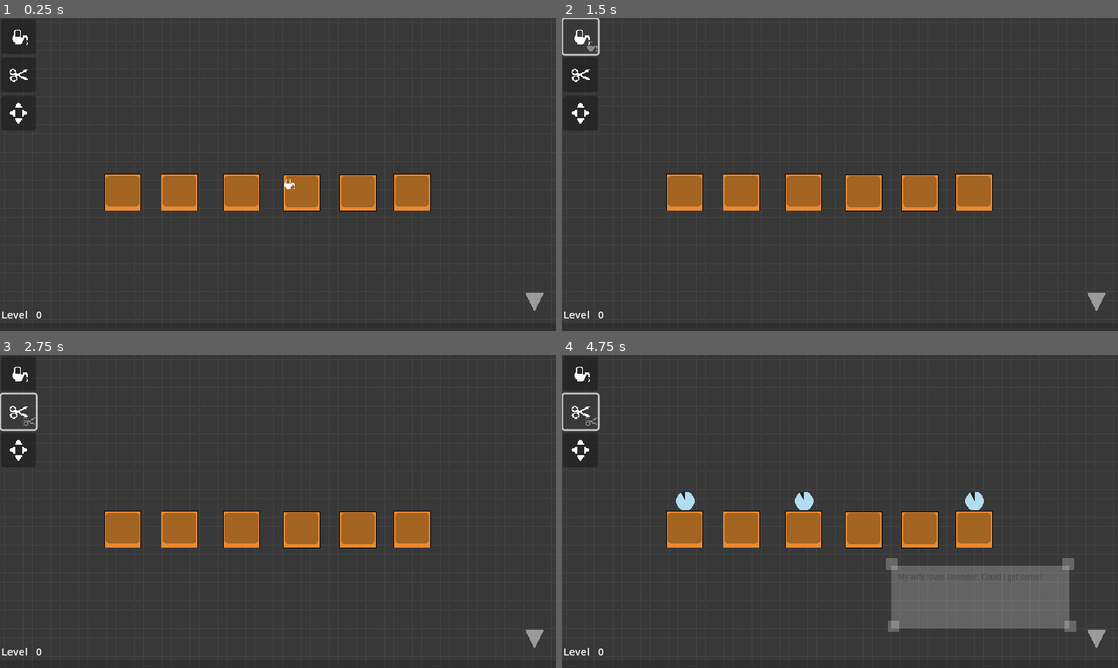
Above: before the commit, frames 1-4 (two rows, left to right).
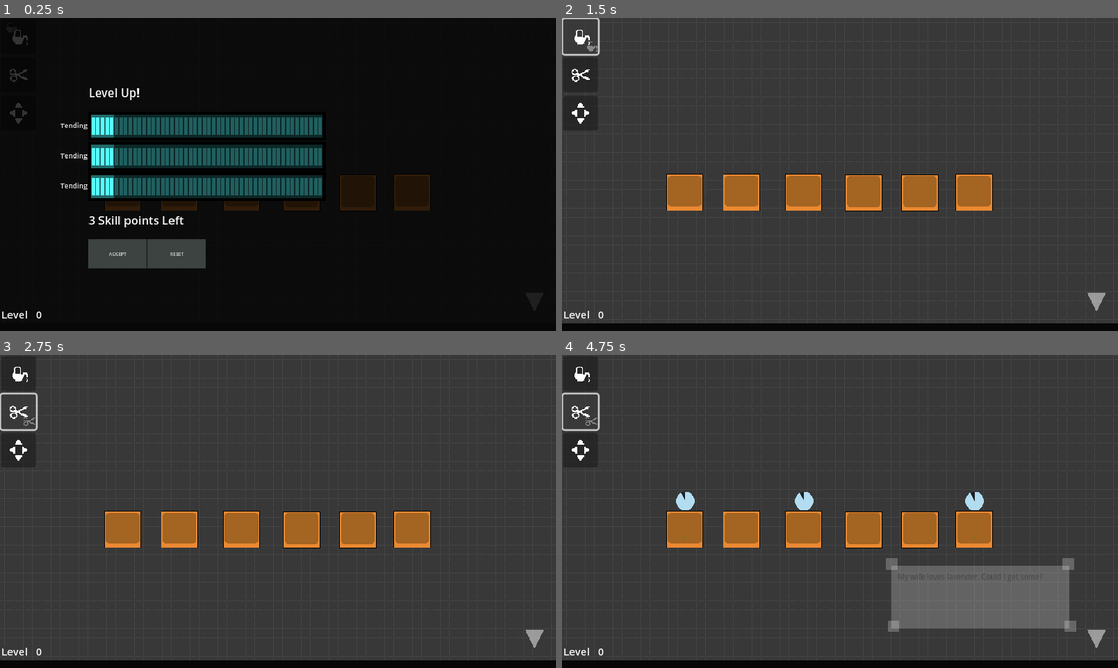
Above: after the commit, the same moments.

Repository: mathew-tran/flower-garden
Game: Godot game, scene res://Scenes/Main.tscn
Same seed, same stepped clock (60 frames per second), same inputs: the game is played once before the commit and once after it. This scene is started directly instead of the project's main scene.
Inputs (mouse positions are in pixels of both pictures, inside the frame that each line leads up to):
- Up to frame 1 (0.25 s): no input
- Up to frame 2 (1.5 s): click (767, 127) at 0.5 s, where only the run after the commit has a clickable "Tending"; click (578, 36) at 1.25 s
- Up to frame 3 (2.75 s): click (16, 411) at 2 s
- Up to frame 4 (4.75 s): click (578, 448) at 2.75 s; click (578, 373) at 3.5 s; click (578, 411) at 4.25 s

The runs differ from the first frame. In frame 1, 98% of the frame differs, in the area x 0-100%, y 0-100%; in frame 2, 2.4%; in frame 3, 2.4%; in frame 4, 2.4%.

Commit message:
reworking powerups to be a bit like a traditional RPG

Diff:
--- a/Prefabs/UI/EXPBar.tscn
+++ b/Prefabs/UI/EXPBar.tscn
@@ -1,6 +1,12 @@
-[gd_scene load_steps=2 format=3 uid="uid://vda87wfmckjj"]
+[gd_scene load_steps=4 format=3 uid="uid://vda87wfmckjj"]
 
 [ext_resource type="Script" path="res://Scripts/UI/EXPBar.gd" id="1_7poiu"]
+
+[sub_resource type="StyleBoxFlat" id="StyleBoxFlat_uxpg6"]
+bg_color = Color(0.027451, 0.027451, 0.027451, 1)
+
+[sub_resource type="StyleBoxFlat" id="StyleBoxFlat_hlosu"]
+bg_color = Color(0.713726, 0.733333, 0.184314, 1)
 
 [node name="EXPBar" type="Control"]
 custom_minimum_size = Vector2(1920, 34)
@@ -44,4 +50,6 @@
 offset_top = -27.0
 grow_horizontal = 2
 grow_vertical = 0
+theme_override_styles/background = SubResource("StyleBoxFlat_uxpg6")
+theme_override_styles/fill = SubResource("StyleBoxFlat_hlosu")
 show_percentage = false
--- a/Prefabs/UI/Levelup.tscn
+++ b/Prefabs/UI/Levelup.tscn
@@ -7,11 +7,11 @@
 [sub_resource type="StyleBoxFlat" id="StyleBoxFlat_uokhy"]
 bg_color = Color(0, 0, 0, 0.796078)
 
-[sub_resource type="StyleBoxFlat" id="StyleBoxFlat_hsgtv"]
+[sub_resource type="StyleBoxFlat" id="StyleBoxFlat_01kt8"]
+bg_color = Color(0.235294, 0.262745, 0.25098, 1)
 
 [node name="LevelUp" type="Control"]
 process_mode = 3
-visible = false
 layout_mode = 3
 anchors_preset = 15
 anchor_right = 1.0
@@ -49,14 +49,12 @@
 custom_minimum_size = Vector2(0, 80)
 layout_mode = 2
 theme_override_font_sizes/font_size = 40
-theme_override_styles/normal = SubResource("StyleBoxFlat_hsgtv")
-text = "Level up!
-"
-horizontal_alignment = 1
+text = "Level Up!"
 vertical_alignment = 1
 
-[node name="HBoxContainer" type="HBoxContainer" parent="Panel/VBoxContainer"]
+[node name="HBoxContainer" type="VBoxContainer" parent="Panel/VBoxContainer"]
 layout_mode = 2
+size_flags_horizontal = 0
 alignment = 1
 
 [node name="Button" parent="Panel/VBoxContainer/HBoxContainer" instance=ExtResource("1_tfmkf")]
@@ -71,4 +69,27 @@
 layout_mode = 2
 PowerupContent = ExtResource("3_5f2kr")
 
+[node name="Label2" type="Label" parent="Panel/VBoxContainer"]
+custom_minimum_size = Vector2(300, 80)
+layout_mode = 2
+size_flags_horizontal = 0
+theme_override_font_sizes/font_size = 40
+text = "3 Skill points Left"
+vertical_alignment = 1
+
+[node name="HBoxContainer2" type="HBoxContainer" parent="Panel/VBoxContainer"]
+layout_mode = 2
+
+[node name="Button" type="Button" parent="Panel/VBoxContainer/HBoxContainer2"]
+custom_minimum_size = Vector2(200, 100)
+layout_mode = 2
+theme_override_styles/normal = SubResource("StyleBoxFlat_01kt8")
+text = "ACCEPT"
+
+[node name="Button2" type="Button" parent="Panel/VBoxContainer/HBoxContainer2"]
+custom_minimum_size = Vector2(200, 100)
+layout_mode = 2
+theme_override_styles/normal = SubResource("StyleBoxFlat_01kt8")
+text = "RESET"
+
 [connection signal="visibility_changed" from="." to="." method="_on_visibility_changed"]
--- a/Prefabs/UI/PowerupButton.tscn
+++ b/Prefabs/UI/PowerupButton.tscn
@@ -1,6 +1,7 @@
-[gd_scene load_steps=4 format=3 uid="uid://b5agcinq6oeut"]
+[gd_scene load_steps=5 format=3 uid="uid://b5agcinq6oeut"]
 
 [ext_resource type="Script" path="res://Scripts/UI/PowerupButton.gd" id="1_sxm68"]
+[ext_resource type="Texture2D" uid="uid://ddlab0ps2a33x" path="res://Art/UI/UsedCube.png" id="2_r1kup"]
 
 [sub_resource type="StyleBoxFlat" id="StyleBoxFlat_uycui"]
 bg_color = Color(0, 0, 0, 1)
@@ -9,22 +10,279 @@
 bg_color = Color(0.0392157, 0.0392157, 0.0392157, 1)
 
 [node name="Button" type="Button"]
-custom_minimum_size = Vector2(400, 400)
+custom_minimum_size = Vector2(820, 100)
+offset_top = -5.0
+offset_right = 414.0
+offset_bottom = 44.0
 theme_override_styles/normal = SubResource("StyleBoxFlat_uycui")
 theme_override_styles/hover = SubResource("StyleBoxFlat_ug1vf")
 script = ExtResource("1_sxm68")
 
-[node name="VBoxContainer" type="VBoxContainer" parent="."]
+[node name="HBoxContainer" type="HBoxContainer" parent="."]
+modulate = Color(0.337255, 1, 1, 1)
 layout_mode = 0
-offset_right = 401.0
-offset_bottom = 400.0
+offset_left = -2.0
+offset_top = 11.0
+offset_right = 408.0
+offset_bottom = 51.0
+scale = Vector2(2, 2)
+theme_override_constants/separation = 0
 alignment = 1
 
-[node name="Label" type="Label" parent="VBoxContainer"]
-layout_mode = 2
-theme_override_font_sizes/font_size = 17
-text = "Increase XP Gained when Tending by 10%
-"
-horizontal_alignment = 1
+[node name="Sprite2D" type="TextureRect" parent="HBoxContainer"]
+layout_mode = 2
+texture = ExtResource("2_r1kup")
+
+[node name="Sprite2D2" type="TextureRect" parent="HBoxContainer"]
+layout_mode = 2
+texture = ExtResource("2_r1kup")
+
+[node name="Sprite2D3" type="TextureRect" parent="HBoxContainer"]
+layout_mode = 2
+texture = ExtResource("2_r1kup")
+
+[node name="Sprite2D4" type="TextureRect" parent="HBoxContainer"]
+layout_mode = 2
+texture = ExtResource("2_r1kup")
+
+[node name="Sprite2D5" type="TextureRect" parent="HBoxContainer"]
+layout_mode = 2
+texture = ExtResource("2_r1kup")
+
+[node name="Sprite2D6" type="TextureRect" parent="HBoxContainer"]
+modulate = Color(1, 1, 1, 0.372549)
+layout_mode = 2
+texture = ExtResource("2_r1kup")
+
+[node name="Sprite2D7" type="TextureRect" parent="HBoxContainer"]
+modulate = Color(1, 1, 1, 0.372549)
+layout_mode = 2
+texture = ExtResource("2_r1kup")
+
+[node name="Sprite2D8" type="TextureRect" parent="HBoxContainer"]
+modulate = Color(1, 1, 1, 0.372549)
+layout_mode = 2
+texture = ExtResource("2_r1kup")
+
+[node name="Sprite2D9" type="TextureRect" parent="HBoxContainer"]
+modulate = Color(1, 1, 1, 0.372549)
+layout_mode = 2
+texture = ExtResource("2_r1kup")
+
+[node name="Sprite2D10" type="TextureRect" parent="HBoxContainer"]
+modulate = Color(1, 1, 1, 0.372549)
+layout_mode = 2
+texture = ExtResource("2_r1kup")
+
+[node name="Sprite2D11" type="TextureRect" parent="HBoxContainer"]
+modulate = Color(1, 1, 1, 0.372549)
+layout_mode = 2
+texture = ExtResource("2_r1kup")
+
+[node name="Sprite2D12" type="TextureRect" parent="HBoxContainer"]
+modulate = Color(1, 1, 1, 0.372549)
+layout_mode = 2
+texture = ExtResource("2_r1kup")
+
+[node name="Sprite2D13" type="TextureRect" parent="HBoxContainer"]
+modulate = Color(1, 1, 1, 0.372549)
+layout_mode = 2
+texture = ExtResource("2_r1kup")
+
+[node name="Sprite2D14" type="TextureRect" parent="HBoxContainer"]
+modulate = Color(1, 1, 1, 0.372549)
+layout_mode = 2
+texture = ExtResource("2_r1kup")
+
+[node name="Sprite2D15" type="TextureRect" parent="HBoxContainer"]
+modulate = Color(1, 1, 1, 0.372549)
+layout_mode = 2
+texture = ExtResource("2_r1kup")
+
+[node name="Sprite2D16" type="TextureRect" parent="HBoxContainer"]
+modulate = Color(1, 1, 1, 0.372549)
+layout_mode = 2
+texture = ExtResource("2_r1kup")
+
+[node name="Sprite2D17" type="TextureRect" parent="HBoxContainer"]
+modulate = Color(1, 1, 1, 0.372549)
+layout_mode = 2
+texture = ExtResource("2_r1kup")
+
+[node name="Sprite2D18" type="TextureRect" parent="HBoxContainer"]
+modulate = Color(1, 1, 1, 0.372549)
+layout_mode = 2
+texture = ExtResource("2_r1kup")
+
+[node name="Sprite2D19" type="TextureRect" parent="HBoxContainer"]
+modulate = Color(1, 1, 1, 0.372549)
+layout_mode = 2
+texture = ExtResource("2_r1kup")
+
+[node name="Sprite2D20" type="TextureRect" parent="HBoxContainer"]
+modulate = Color(1, 1, 1, 0.372549)
+layout_mode = 2
+texture = ExtResource("2_r1kup")
+
+[node name="Sprite2D21" type="TextureRect" parent="HBoxContainer"]
+modulate = Color(1, 1, 1, 0.372549)
+layout_mode = 2
+texture = ExtResource("2_r1kup")
+
+[node name="Sprite2D22" type="TextureRect" parent="HBoxContainer"]
+modulate = Color(1, 1, 1, 0.372549)
+layout_mode = 2
+texture = ExtResource("2_r1kup")
+
+[node name="Sprite2D23" type="TextureRect" parent="HBoxContainer"]
+modulate = Color(1, 1, 1, 0.372549)
+layout_mode = 2
+texture = ExtResource("2_r1kup")
+
+[node name="Sprite2D24" type="TextureRect" parent="HBoxContainer"]
+modulate = Color(1, 1, 1, 0.372549)
+layout_mode = 2
+texture = ExtResource("2_r1kup")
+
+[node name="Sprite2D25" type="TextureRect" parent="HBoxContainer"]
+modulate = Color(1, 1, 1, 0.372549)
+layout_mode = 2
+texture = ExtResource("2_r1kup")
+
+[node name="Sprite2D26" type="TextureRect" parent="HBoxContainer"]
+modulate = Color(1, 1, 1, 0.372549)
+layout_mode = 2
+texture = ExtResource("2_r1kup")
+
+[node name="Sprite2D27" type="TextureRect" parent="HBoxContainer"]
+modulate = Color(1, 1, 1, 0.372549)
+layout_mode = 2
+texture = ExtResource("2_r1kup")
+
+[node name="Sprite2D28" type="TextureRect" parent="HBoxContainer"]
+modulate = Color(1, 1, 1, 0.372549)
+layout_mode = 2
+texture = ExtResource("2_r1kup")
+
+[node name="Sprite2D29" type="TextureRect" parent="HBoxContainer"]
+modulate = Color(1, 1, 1, 0.372549)
+layout_mode = 2
+texture = ExtResource("2_r1kup")
+
+[node name="Sprite2D30" type="TextureRect" parent="HBoxContainer"]
+modulate = Color(1, 1, 1, 0.372549)
+layout_mode = 2
+texture = ExtResource("2_r1kup")
+
+[node name="Sprite2D31" type="TextureRect" parent="HBoxContainer"]
+modulate = Color(1, 1, 1, 0.372549)
+layout_mode = 2
+texture = ExtResource("2_r1kup")
+
+[node name="Sprite2D32" type="TextureRect" parent="HBoxContainer"]
+modulate = Color(1, 1, 1, 0.372549)
+layout_mode = 2
+texture = ExtResource("2_r1kup")
+
+[node name="Sprite2D33" type="TextureRect" parent="HBoxContainer"]
+modulate = Color(1, 1, 1, 0.372549)
+layout_mode = 2
+texture = ExtResource("2_r1kup")
+
+[node name="Sprite2D34" type="TextureRect" parent="HBoxContainer"]
+modulate = Color(1, 1, 1, 0.372549)
+layout_mode = 2
+texture = ExtResource("2_r1kup")
+
+[node name="Sprite2D35" type="TextureRect" parent="HBoxContainer"]
+modulate = Color(1, 1, 1, 0.372549)
+layout_mode = 2
+texture = ExtResource("2_r1kup")
+
+[node name="Sprite2D36" type="TextureRect" parent="HBoxContainer"]
+modulate = Color(1, 1, 1, 0.372549)
+layout_mode = 2
+texture = ExtResource("2_r1kup")
+
+[node name="Sprite2D37" type="TextureRect" parent="HBoxContainer"]
+modulate = Color(1, 1, 1, 0.372549)
+layout_mode = 2
+texture = ExtResource("2_r1kup")
+
+[node name="Sprite2D38" type="TextureRect" parent="HBoxContainer"]
+modulate = Color(1, 1, 1, 0.372549)
+layout_mode = 2
+texture = ExtResource("2_r1kup")
+
+[node name="Sprite2D39" type="TextureRect" parent="HBoxContainer"]
+modulate = Color(1, 1, 1, 0.372549)
+layout_mode = 2
+texture = ExtResource("2_r1kup")
+
+[node name="Sprite2D40" type="TextureRect" parent="HBoxContainer"]
+modulate = Color(1, 1, 1, 0.372549)
+layout_mode = 2
+texture = ExtResource("2_r1kup")
+
+[node name="Sprite2D41" type="TextureRect" parent="HBoxContainer"]
+modulate = Color(1, 1, 1, 0.372549)
+layout_mode = 2
+texture = ExtResource("2_r1kup")
+
+[node name="Sprite2D42" type="TextureRect" parent="HBoxContainer"]
+modulate = Color(1, 1, 1, 0.372549)
+layout_mode = 2
+texture = ExtResource("2_r1kup")
+
+[node name="Sprite2D43" type="TextureRect" parent="HBoxContainer"]
+modulate = Color(1, 1, 1, 0.372549)
+layout_mode = 2
+texture = ExtResource("2_r1kup")
+
+[node name="Sprite2D44" type="TextureRect" parent="HBoxContainer"]
+modulate = Color(1, 1, 1, 0.372549)
+layout_mode = 2
+texture = ExtResource("2_r1kup")
+
+[node name="Sprite2D45" type="TextureRect" parent="HBoxContainer"]
+modulate = Color(1, 1, 1, 0.372549)
+layout_mode = 2
+texture = ExtResource("2_r1kup")
+
+[node name="Sprite2D46" type="TextureRect" parent="HBoxContainer"]
+modulate = Color(1, 1, 1, 0.372549)
+layout_mode = 2
+texture = ExtResource("2_r1kup")
+
+[node name="Sprite2D47" type="TextureRect" parent="HBoxContainer"]
+modulate = Color(1, 1, 1, 0.372549)
+layout_mode = 2
+texture = ExtResource("2_r1kup")
+
+[node name="Sprite2D48" type="TextureRect" parent="HBoxContainer"]
+modulate = Color(1, 1, 1, 0.372549)
+layout_mode = 2
+texture = ExtResource("2_r1kup")
+
+[node name="Sprite2D49" type="TextureRect" parent="HBoxContainer"]
+modulate = Color(1, 1, 1, 0.372549)
+layout_mode = 2
+texture = ExtResource("2_r1kup")
+
+[node name="Sprite2D50" type="TextureRect" parent="HBoxContainer"]
+modulate = Color(1, 1, 1, 0.372549)
+layout_mode = 2
+texture = ExtResource("2_r1kup")
+
+[node name="Label" type="Label" parent="."]
+layout_mode = 0
+offset_left = -242.0
+offset_top = 2.0
+offset_right = -4.0
+offset_bottom = 94.0
+theme_override_font_sizes/font_size = 24
+text = "Tending"
+horizontal_alignment = 2
+vertical_alignment = 1
 
 [connection signal="button_down" from="." to="." method="_on_button_down"]
--- a/Scripts/UI/PowerupButton.gd
+++ b/Scripts/UI/PowerupButton.gd
@@ -3,6 +3,7 @@
 @export var PowerupContent : LevelPowerUpResource
 
 func _ready():
+	return
 	if is_instance_valid(PowerupContent):
 		$VBoxContainer/Label.text = PowerupContent.GetDescription()
 
Binary file added: Art/UI/UsedCube.png
Not shown, added: Art/UI/UsedCube.png.import
Binary file added: Art/UI/WhiteCube.png
Not shown, added: Art/UI/WhiteCube.png.import
